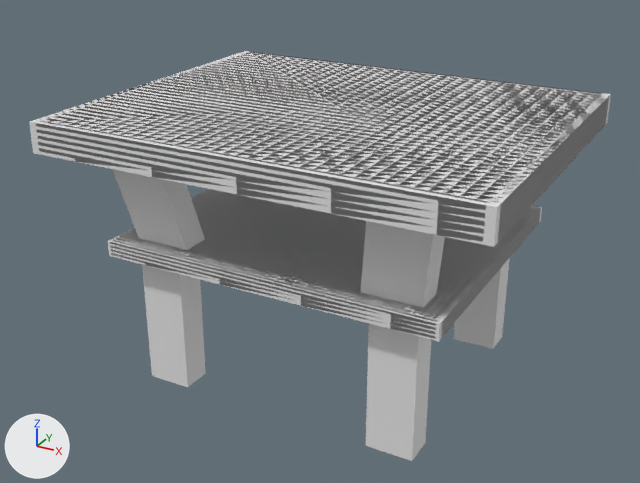
Renders of the Blender file ProyectoCompVisual/blenderModels/MesaVentilador.blend from each side of a commit.
Camera for both pictures: a camera (50 mm lens) standing at (3.56, -6.7, 4.23) and looking at (-0.14, 0.03, 0.87). Lighting does not change. The marker at lower left points along +X, +Y and +Z. Objects named as collision shapes, trigger or cutter boxes, shadow casters or lower levels of detail are left out.
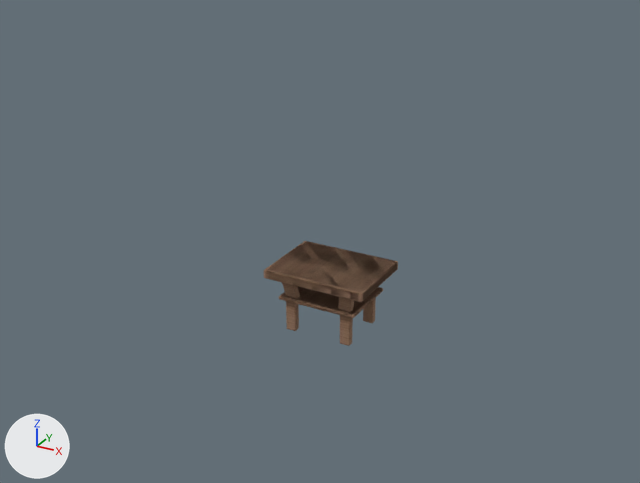
Changed parts and their boxes [x1, y1, x2, y2] in the pictures (640 x 483 px; the box of a moved part takes in the faces that stretch with it):
'Cube.003', recoloured, reshaped, moved, rescaled, modifiers changed (77% narrower, 74% shorter)
    before: [29, 51, 611, 461]
    after: [264, 241, 398, 346]
part 1 of me_cube_010, moved or reshaped
    before: [29, 95, 611, 247]
    after: [264, 262, 398, 302]

The change in detail:
Picture 'Photoreal_Wood_06-512x512.png' (img_photoreal_wood_06_512x512_png) is new.
Material 'TablaMadera' (mat_tablamadera) is new.
Its texture is img_photoreal_wood_06_512x512_png.
Its roughness is 1.0.
me_cube_010 has 40 vertices, 30 faces and spans x -2.06..1.98, y -1.88..1.66, z -1.8..1.22.
me_cube_010 is used by ob_cube_003; location (-0.06, 0.174, 0.785); rotation (3.142, 0.0, 0.0), in degrees (180, 0, 0).
Before the commit, vertices of me_cube_010: 9 (-2.06, -1.59, -1.08), 11 (-2.06, 1.66, -1.08) at pixel (33, 153), 13 (1.98, -1.59, -1.08), 15 (1.98, 1.66, -1.08) at pixel (482, 244).
Part 1, on me_cube_010:
Vertices 9, 11, 13, 15 of me_cube_010 move by (0.0, 0.0, 0.08).
me_cube_010 now uses material mat_tablamadera (picture img_photoreal_wood_06_512x512_png).
Object 'Cube.003' (ob_cube_003) moves from (-0.06, 0.174, 0.785) to (0.0, 0.0, 0.323).
Object 'Cube.003' (ob_cube_003) is rescaled from (1.0, 1.0, 1.0) to (0.25, 0.237, 0.25).
Object 'Cube.003' (ob_cube_003) gains a BEVEL modifier named 'Bevel'.
Modifier setting: width = 0.06.
Modifier setting: width_pct = 0.06.
Modifier setting: segments = 4.
